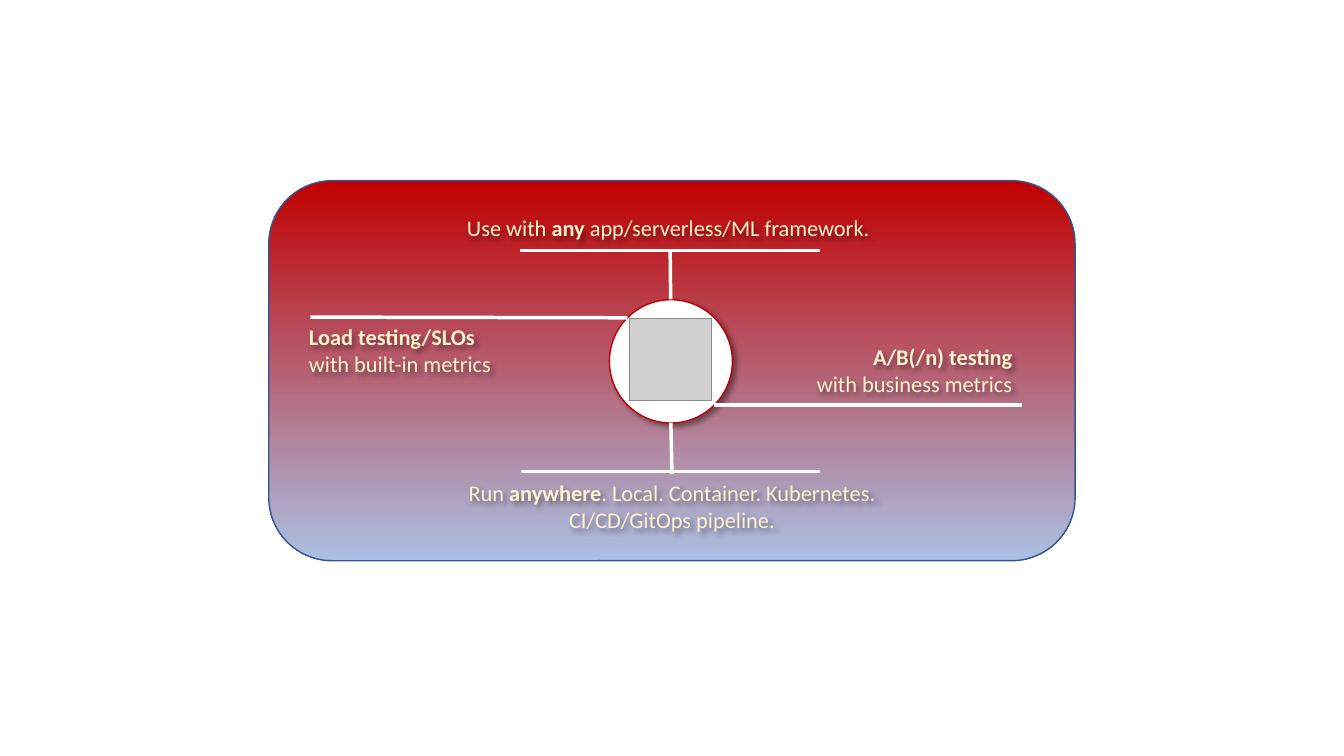
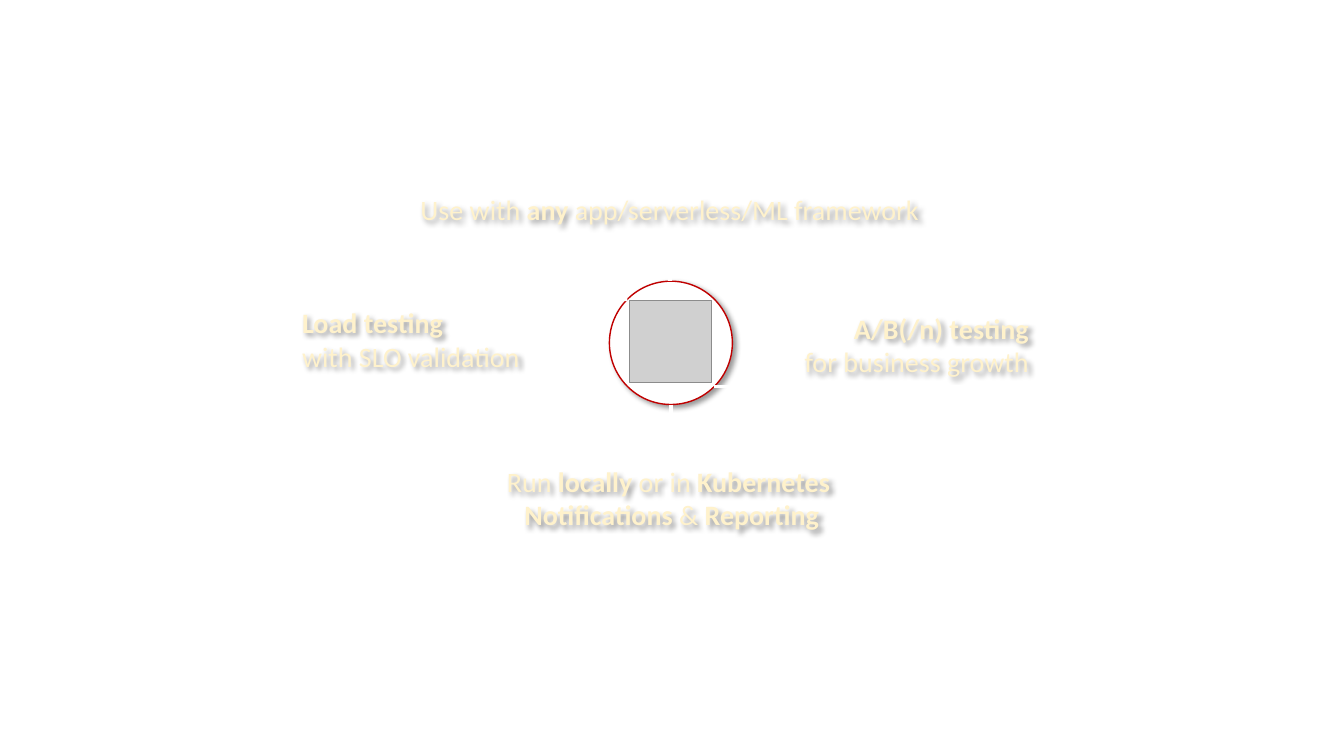
Before and after one commit to iter8-tools/iter8, a slide deck: slide 7 of mkdocs/docs/images/src/illustration.pptx (slide 6 before the commit). Drawn at 1344x756 pixels with LibreOffice and Linux fonts; fonts in the diff are those of the drawing; grey boxes stand for pictures. Boxes give left, top, right and bottom in pixels: in the first picture for what was removed or moved away, otherwise in the second. Text is boxed around its words. In the diff, an @@ line names an element or a change of style, - is before the commit and + after.

```diff
--- a/mkdocs/docs/images/src/illustration.pptx
+++ b/mkdocs/docs/images/src/illustration.pptx
@@ rounded rectangle removed at (269,180,1076,561) @@
@@ text at (420,193,919,227): text changed; size 16 to 20 pt @@
-Use with any app/serverless/ML framework.
+Use with any app/serverless/ML framework
@@ line moved from (627, 318) - (311, 318) to (627, 299) - (302, 299) @@
@@ text at (302,319,520,374): text changed; size 16 to 20 pt @@
-Load testing/SLOs
-with built-in metrics
+Load testing
+with SLO validation
@@ text "A/B(/n) testing": place and size @@
-text "A/B(/n) testing" at (817,348,1012,392)
+text "A/B(/n) testing" at (805,324,1028,374)
@@ text at (854,324,1028,345): size 16 to 20 pt in "A/B(/n) testing" @@
@@ line moved from (715, 405) - (1022, 405) to (1040, 386) - (715, 386) @@
@@ text at (805,362,1028,374): text changed; size 16 to 20 pt @@
-with business metrics
+for business growth
@@ 3 lines, 1 picture, 1 ellipse: place and size @@
-3 lines, 1 picture, 1 ellipse at (520,251,820,474)
+3 lines, 1 picture, 1 ellipse at (520,232,820,457)
@@ text added at (507,465,830,532), 20 pt, text gradient #FFF2CC to #FFFFFF, bold @@
+Run locally or in Kubernetes
+Notifications & Reporting
@@ line moved from (821, 472) - (521, 472) to (822, 457) - (522, 457) @@
@@ text removed at (469,485,875,532) @@
-Run anywhere. Local. Container. Kubernetes. CI/CD/GitOps pipeline.
```
Also in this commit, not shown: 1 other slide changed, 12 other files.
